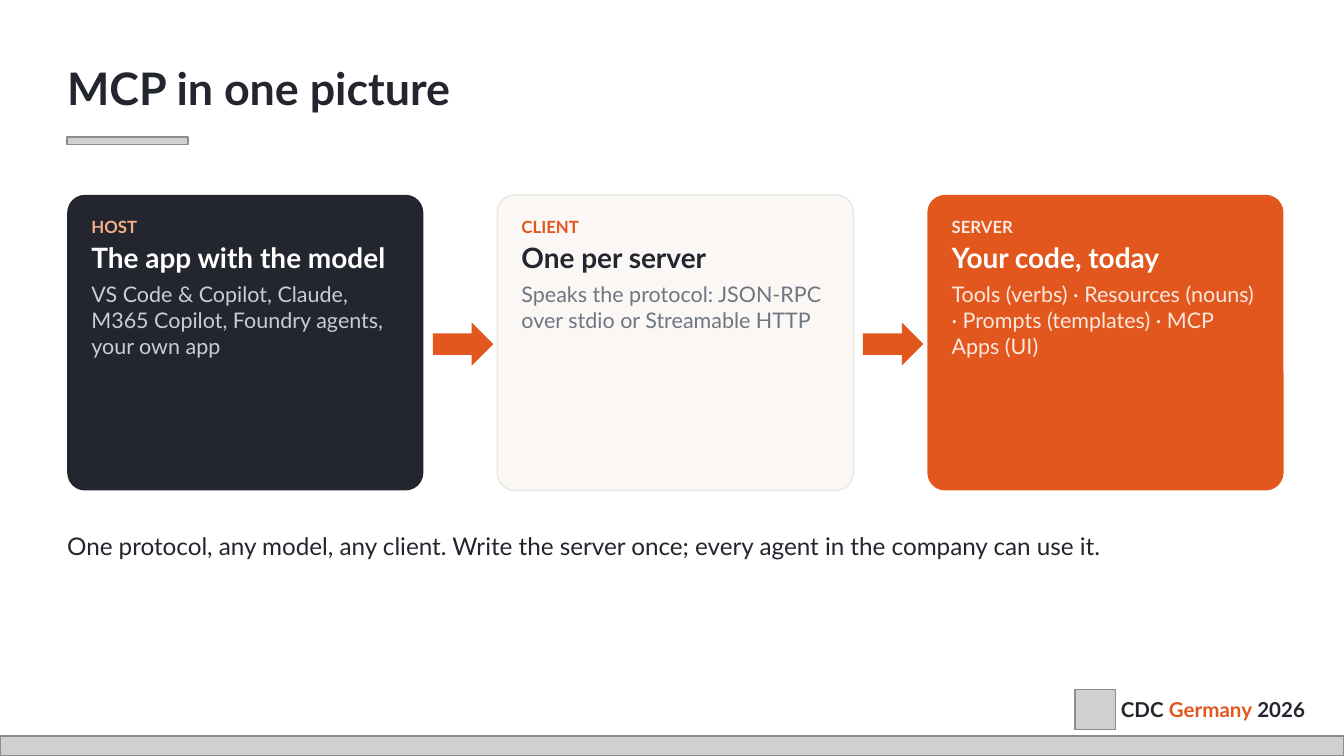
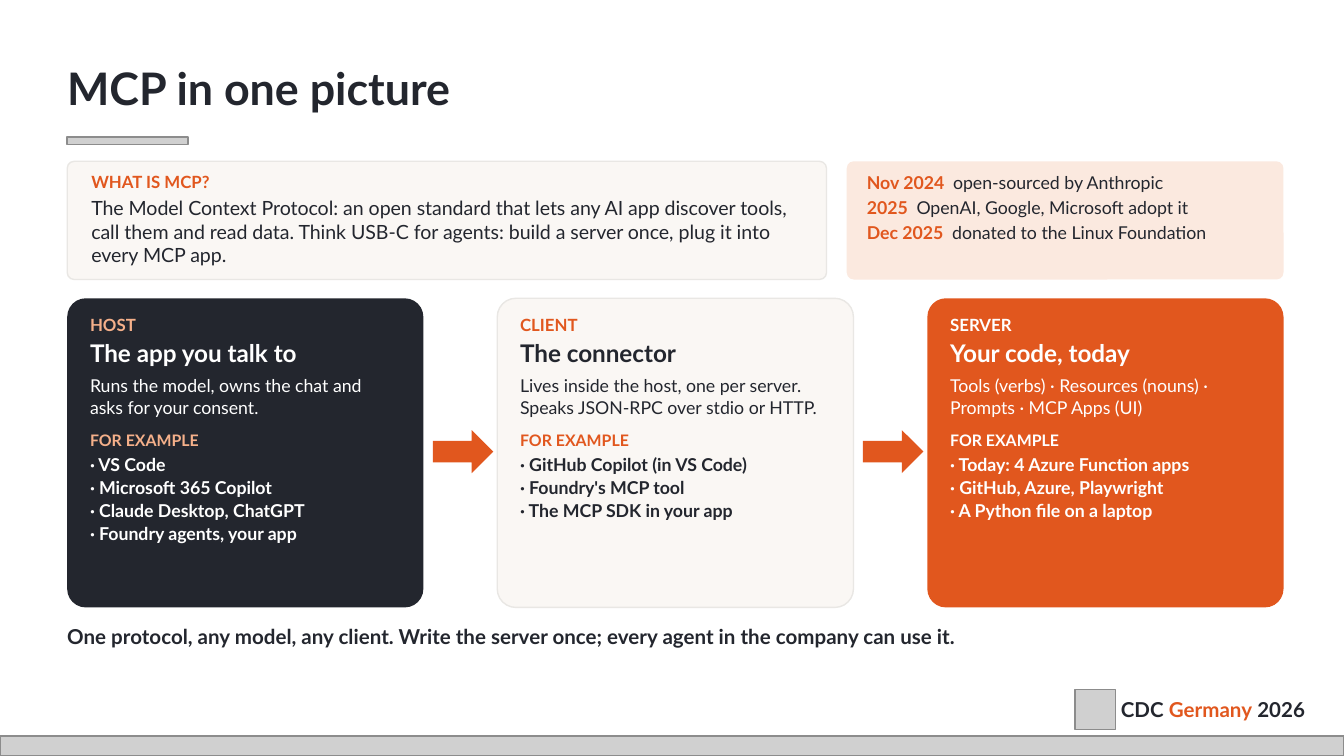
Before and after one commit to bakionur/azure-functions-mcp-cdc, a slide deck: slide 5 of docs/CDC2026_Okutucu_MCP-Azure-Functions.pptx. Drawn at 1344x756 pixels with LibreOffice and Linux fonts; fonts in the diff are those of the drawing; grey boxes stand for pictures. Boxes give left, top, right and bottom in pixels: in the first picture for what was removed or moved away, otherwise in the second. Text is boxed around its words. In the diff, an @@ line names an element or a change of style, - is before the commit and + after.

Commit message:
docs: updated session slides

```diff
--- a/docs/CDC2026_Okutucu_MCP-Azure-Functions.pptx
+++ b/docs/CDC2026_Okutucu_MCP-Azure-Functions.pptx
@@ rounded rectangle added at <box>67,161,827,280</box>, fill #FAF7F4, outline #E9E7E4 0.75 pt @@
@@ text added at <box>91,175,786,266</box>, 10.5 pt, text #23262E @@
+WHAT IS MCP?
+The Model Context Protocol: an open standard that lets any AI app discover tools, call them and read data. Think USB-C for agents: build a server once, plug it into every MCP app.
@@ rounded rectangle added at <box>847,161,1284,280</box>, fill #FBE9DF @@
@@ text added at <box>867,176,1206,239</box>, 9.5 pt, text #23262E @@
+Nov 2024 open-sourced by Anthropic
+2025 OpenAI, Google, Microsoft adopt it
+Dec 2025 donated to the Linux Foundation
@@ rounded rectangle: place and size @@
-rounded rectangle at <box>67,195,423,491</box>
+rounded rectangle at <box>67,298,423,607</box>
@@ rounded rectangle: place and size @@
-rounded rectangle at <box>497,195,853,491</box>
+rounded rectangle at <box>497,298,853,607</box>
@@ rounded rectangle: place and size @@
-rounded rectangle at <box>927,195,1284,491</box>
+rounded rectangle at <box>927,298,1284,607</box>
@@ text "HOST": place and size @@
-text "HOST" at <box>91,220,385,358</box>
+text "HOST" at <box>90,318,362,543</box>
@@ text "CLIENT": place and size @@
-text "CLIENT" at <box>521,220,821,328</box>
+text "CLIENT" at <box>520,318,816,520</box>
@@ text at <box>950,318,1130,366</box>: text colour #FBE9DF to #FFFFFF in "SERVER"; size 15 to 13 pt in "Your code, today" @@
@@ text "SERVER": place and size @@
-text "SERVER" at <box>952,220,1254,358</box>
+text "SERVER" at <box>950,318,1199,520</box>
@@ text at <box>90,344,362,543</box>: text changed; size 11.5 to 9.5 pt; text colour #C9CDD6 to #FFFFFF; bold on @@
-The app with the model
-VS Code & Copilot, Claude, M365 Copilot, Foundry agents, your own app
+The app you talk to
+Runs the model, owns the chat and asks for your consent.
+FOR EXAMPLE
+· VS Code
+· Microsoft 365 Copilot
+· Claude Desktop, ChatGPT
+· Foundry agents, your app
@@ text at <box>520,344,816,520</box>: text changed; size 11.5 to 9.5 pt; text colour #6F7682 to #23262E; bold on @@
-One per server
-Speaks the protocol: JSON-RPC over stdio or Streamable HTTP
+The connector
+Lives inside the host, one per server. Speaks JSON-RPC over stdio or HTTP.
+FOR EXAMPLE
+· GitHub Copilot (in VS Code)
+· Foundry's MCP tool
+· The MCP SDK in your app
@@ text at <box>950,378,1199,520</box>: text changed; size 11.5 to 9.5 pt; text colour #FBE9DF to #FFFFFF; bold on @@
-Tools (verbs) · Resources (nouns) · Prompts (templates) · MCP Apps (UI)
+Tools (verbs) · Resources (nouns) · Prompts · MCP Apps (UI)
+FOR EXAMPLE
+· Today: 4 Azure Function apps
+· GitHub, Azure, Playwright
+· A Python file on a laptop
@@ right arrow: place and size @@
-right arrow at <box>433,323,493,366</box>
+right arrow at <box>433,430,493,473</box>
@@ right arrow: place and size @@
-right arrow at <box>863,323,923,366</box>
+right arrow at <box>863,430,923,473</box>
@@ text "One protocol, any model, any ...": place and size @@
-text "One protocol, any model, any ..." at <box>67,537,1100,560</box>
+text "One protocol, any model, any ..." at <box>67,628,955,648</box>
@@ text "One protocol, any model, any ..." at <box>67,628,955,648</box>: size 13 to 11 pt, bold on @@
```
